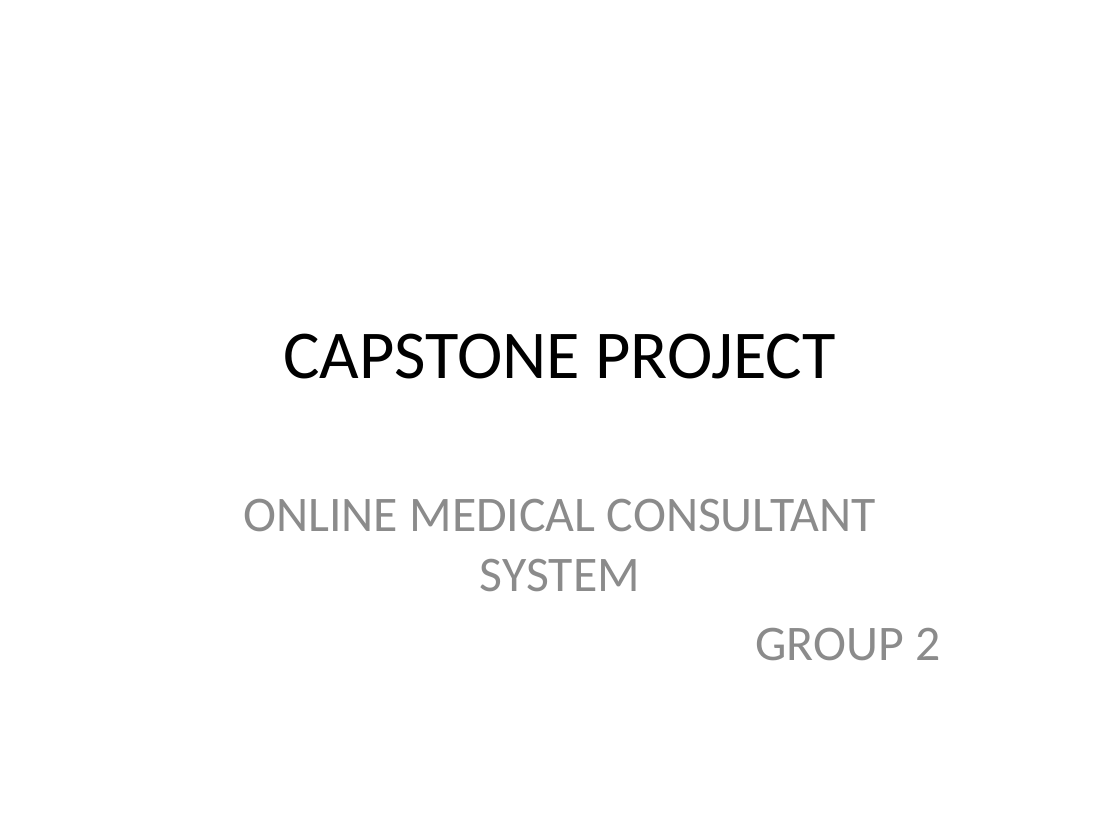
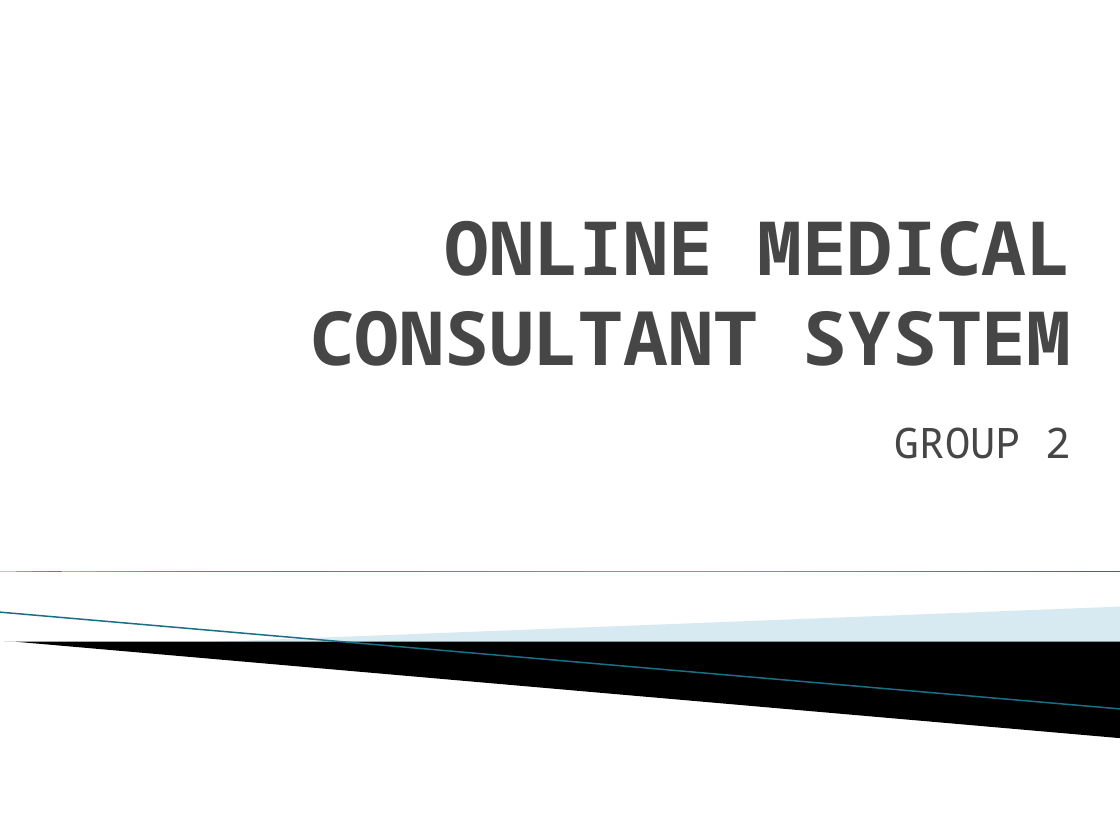
Before and after one commit to palaniellappank/online-medical-consultant-system, a slide deck: slide 1 of Document/OMCS_Slide.pptx. Drawn at 1120x840 pixels with LibreOffice and Linux fonts; fonts in the diff are those of the drawing; background and template pictures are left out. Boxes give left, top, right and bottom in pixels: in the first picture for what was removed or moved away, otherwise in the second. Text is boxed around its words. In the diff, an @@ line names an element or a change of style, - is before the commit and + after.

```diff
--- a/Document/OMCS_Slide.pptx
+++ b/Document/OMCS_Slide.pptx
@@ title "ONLINE MEDICAL CONSULTANT SYSTEM" at bbox=[310, 221, 1072, 366]: vertical alignment middle to bottom @@
@@ title at bbox=[310, 221, 1072, 366]: text changed; size 44 to 48 pt; font Calibri to Noto Sans Mono; text colour #000000 to #464646; bold on @@
-CAPSTONE PROJECT
+ONLINE MEDICAL CONSULTANT SYSTEM
@@ subtitle "GROUP 2": place and size @@
-subtitle "GROUP 2" at bbox=[243, 499, 940, 660]
+subtitle "GROUP 2" at bbox=[895, 427, 1071, 459]
@@ subtitle "GROUP 2" at bbox=[895, 427, 1071, 459]: size 32 to 27 pt, font Calibri to Noto Sans Mono, text colour #8C8C8C to #464646; less space between paragraphs @@
@@ subtitle at bbox=[243, 499, 876, 591]: paragraph removed @@
-ONLINE MEDICAL CONSULTANT SYSTEM
@@ right triangle added at bbox=[0, 571, 1120, 571], fill gradient #007896 to #4CBBDF @@
@@ line added from (0, 613) to (1120, 709), #97C5D8 0.95 pt @@
@@ freeform shape added at bbox=[207, 607, 1120, 666], fill #A0CBDC at 40% opacity @@
@@ freeform shape added at bbox=[4, 642, 1120, 738], fill #000000 @@
```
Also in this commit, not shown: 16 other slides changed, 4 slides added, 1 slide removed.
